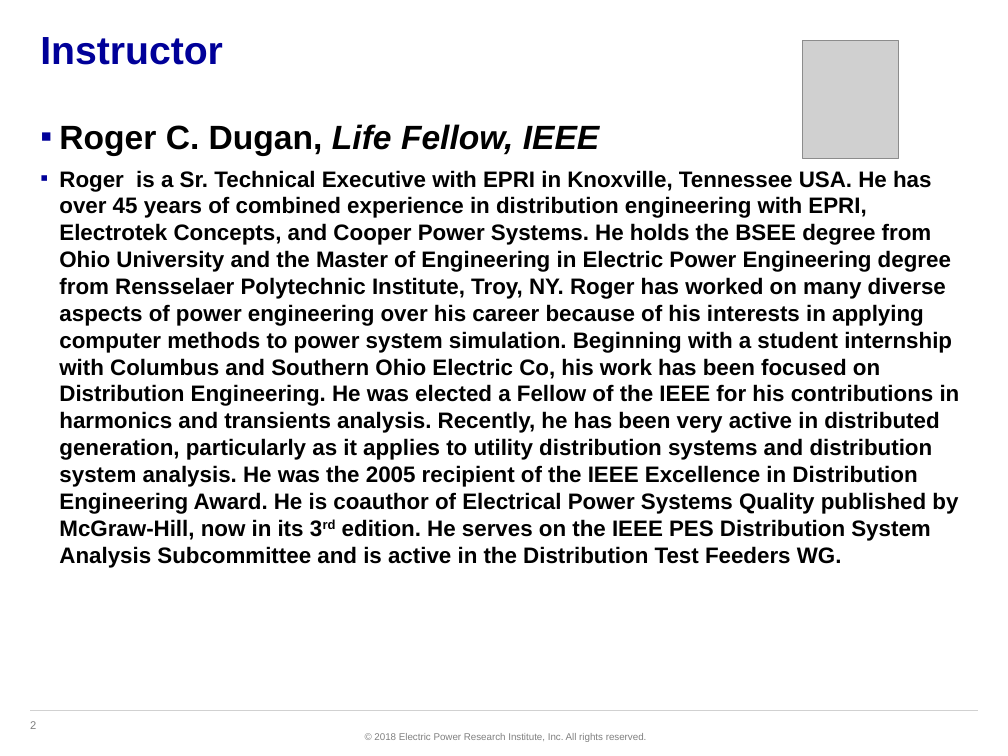
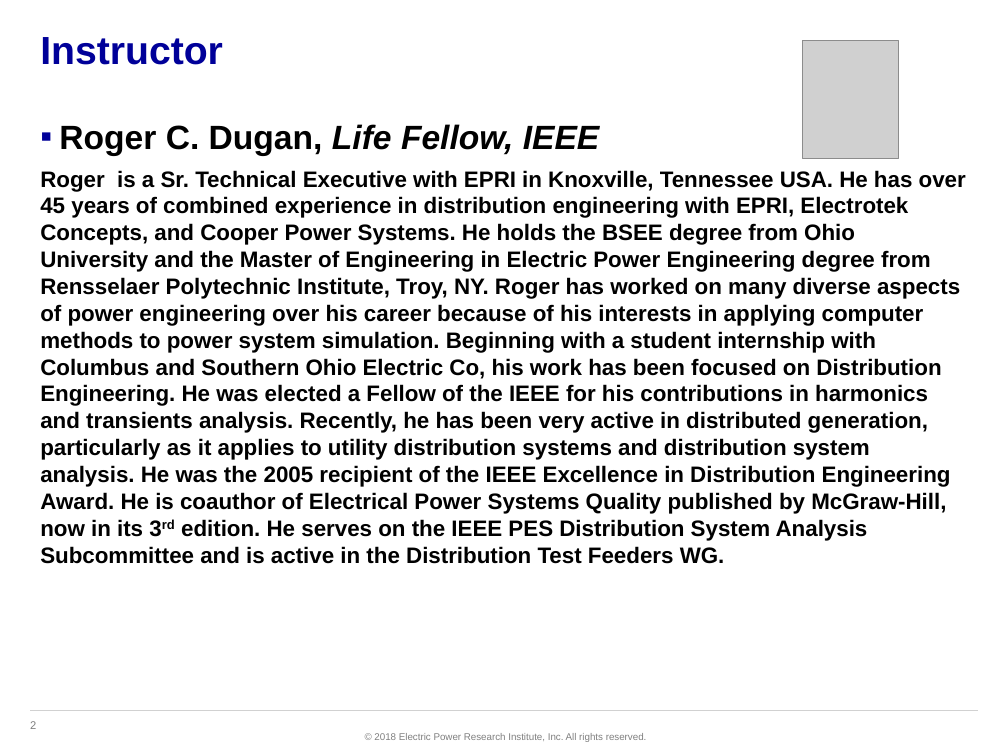
Before and after one commit to dss-extensions/opendss-svn-mirror, a slide deck: slide 2 of trunk/Training/NCSU-2018/Intro to OpenDSS.pptx. Drawn at 1008x756 pixels with LibreOffice and Linux fonts; fonts in the diff are those of the drawing; grey boxes stand for pictures; background and template pictures are left out. Boxes give left, top, right and bottom in pixels: in the first picture for what was removed or moved away, otherwise in the second. Text is boxed around its words. In the diff, an @@ line names an element or a change of style, - is before the commit and + after.

```diff
--- a/trunk/Training/NCSU-2018/Intro to OpenDSS.pptx
+++ b/trunk/Training/NCSU-2018/Intro to OpenDSS.pptx
@@ text at <box>40,170,966,564</box>: bullet ▪ to none @@
```
Also in this commit, not shown: 1 slide added, 1 other file.
